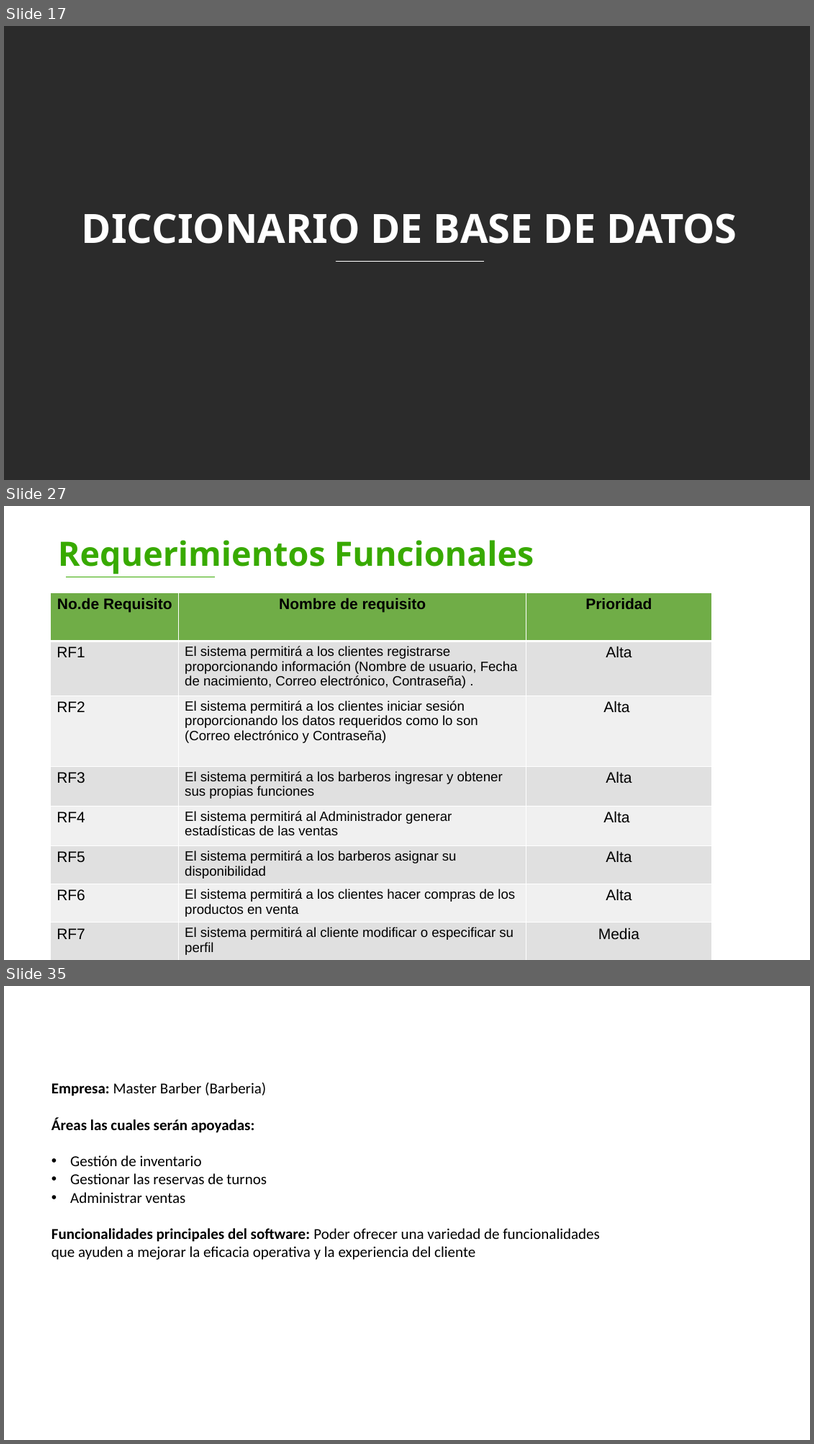
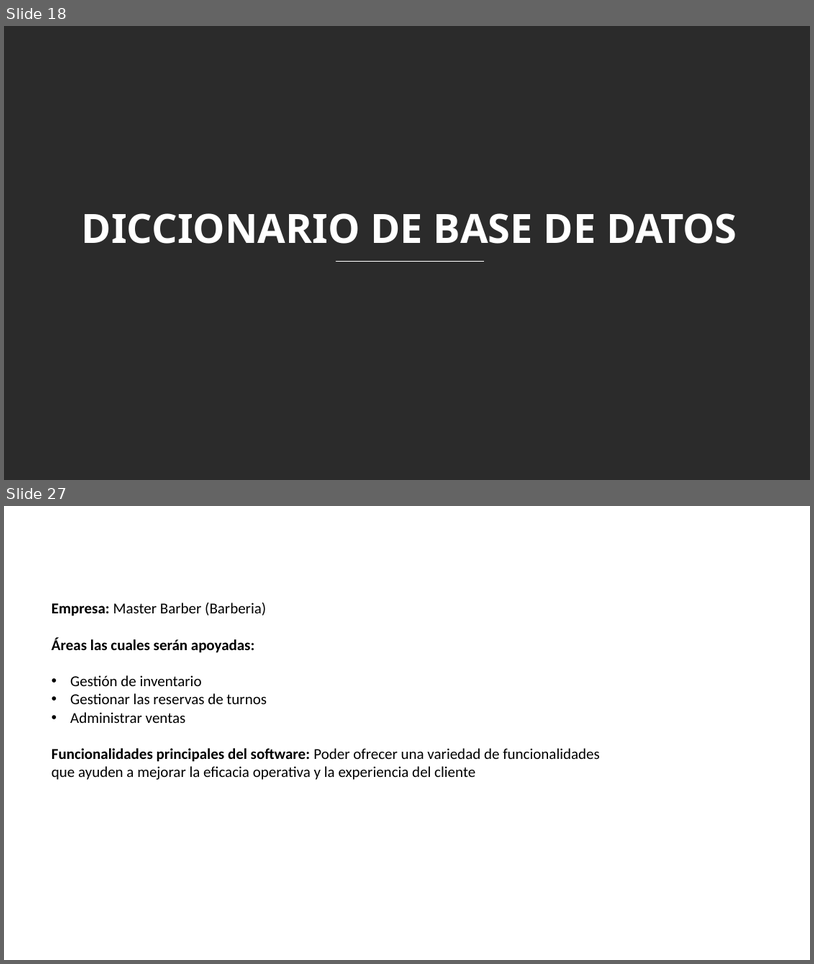
Before and after one commit to DavidV4iss/Master-Barber, a slide deck: PRESENTACION ENTREGABLES 2/Entregables 2.pptx. Shown one above the other, each under a label of ours: slides 17, 27 and 35 before the commit, slides 18 and 27 after it; the slides between them are not shown. The pictures are 814x1444 and 814x964 pixels, drawn with LibreOffice and Linux fonts; fonts in the diff are those of the drawing; background and template pictures are left out; a plain dark background stands for a picture behind light text. Boxes give left, top, right and bottom in pixels: in the first picture for what was removed or moved away, otherwise in the second. Text is boxed around its words. In the diff, an @@ line names an element or a change of style, - is before the commit and + after.

```diff
--- a/PRESENTACION ENTREGABLES 2/Entregables 2.pptx
+++ b/PRESENTACION ENTREGABLES 2/Entregables 2.pptx
@@ slide 27 removed at bbox=[4, 506, 810, 960], background picture (left out) @@
@@ text removed at bbox=[58, 540, 535, 574] @@
-Requerimientos Funcionales
@@ line removed from (67, 577) to (215, 577) @@
@@ table removed at bbox=[51, 593, 712, 957], 8 rows, 3 columns @@
-No.de Requisito | Nombre de requisito | Prioridad
-RF1 | El sistema permitirá a los clientes registrarse proporcionando información (Nombre de usuario, Fecha de nacimiento, Correo electrónico, Contraseña) . | Alta
-RF2 | El sistema permitirá a los clientes iniciar sesión proporcionando los datos requeridos como lo son (Correo electrónico y Contraseña) | Alta
-RF3 | El sistema permitirá a los barberos ingresar y obtener sus propias funciones | Alta
-RF4 | El sistema permitirá al Administrador generar estadísticas de las ventas | Alta
-RF5 | El sistema permitirá a los barberos asignar su disponibilidad | Alta
-RF6 | El sistema permitirá a los clientes hacer compras de los productos en venta | Alta
-RF7 | El sistema permitirá al cliente modificar o especificar su perfil | Media
@@ what was slide 17 is now slide 18 @@
@@ what was slide 35 is now slide 27 @@
```
Also in this commit, not shown: 5 slides changed, 7 slides added, 14 other slides removed.
